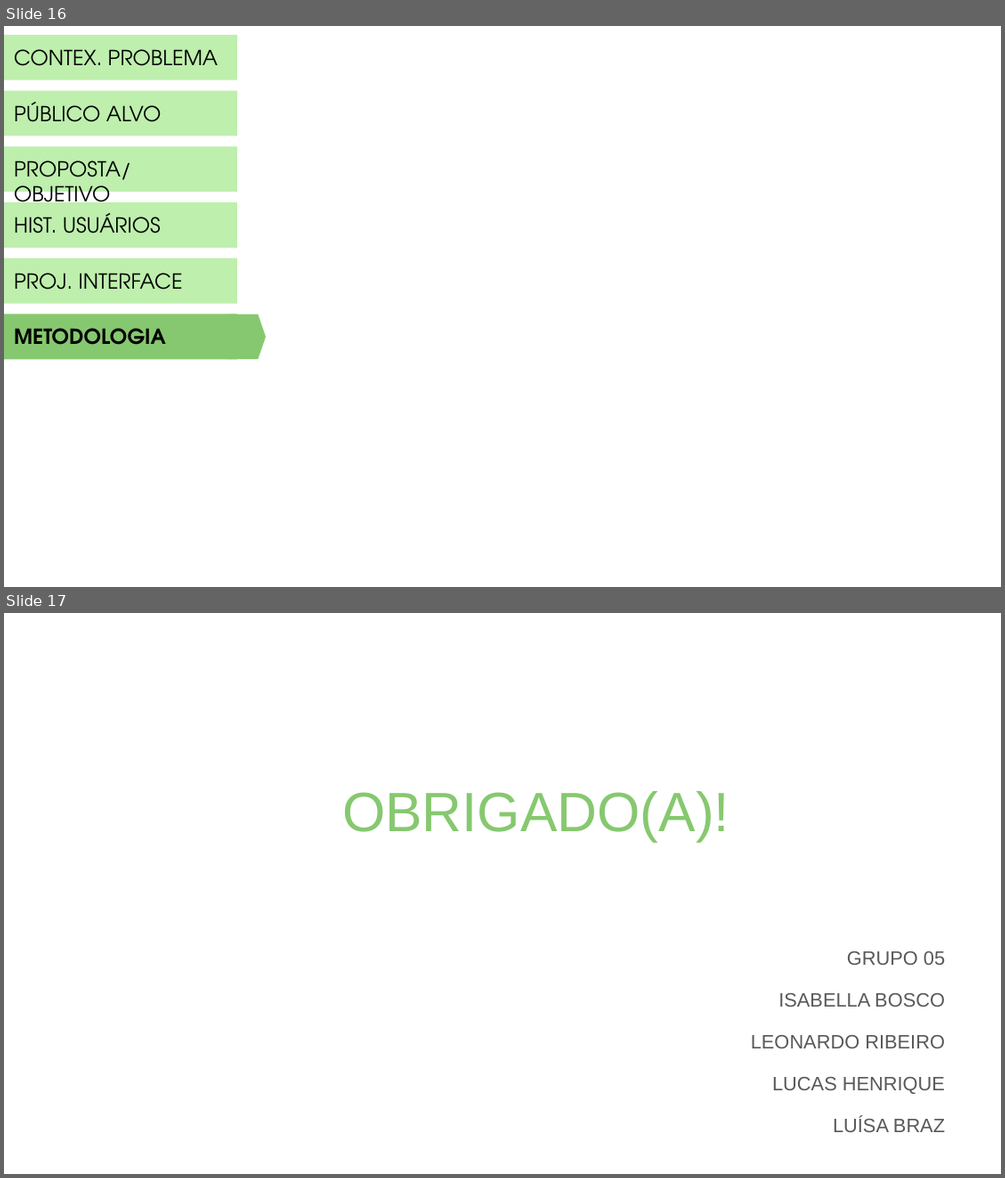
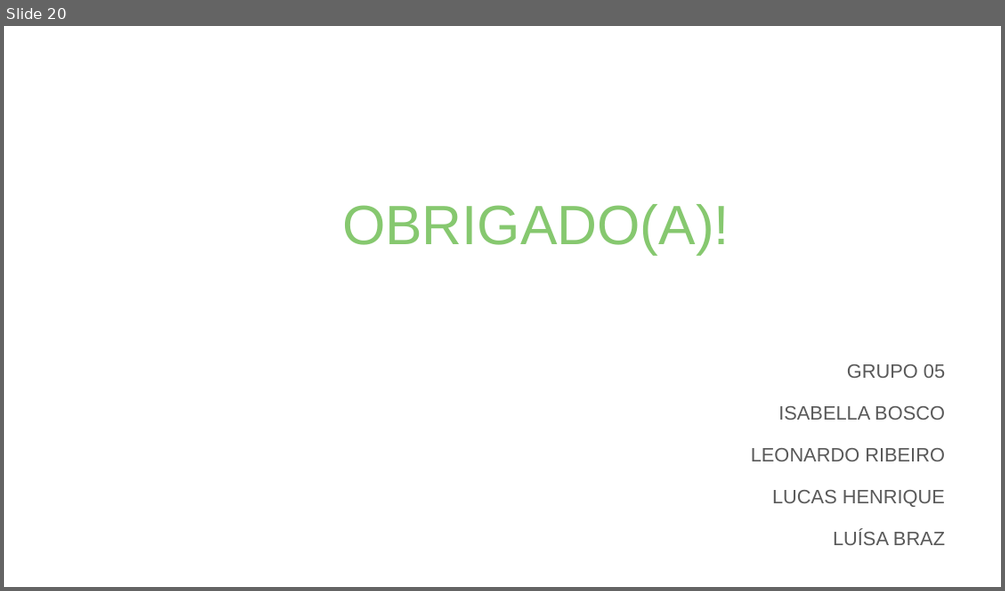
Before and after one commit to PSG-TIAPN-2022-1/psg-tiapn-2023-1-minha-avo-que-fez, a slide deck: docs/apresentacao/LANCHES DA VOVÓ.pptx. Shown one above the other, each under a label of ours: slides 16 and 17 before the commit, slide 20 after it. The pictures are 1005x1178 and 1005x591 pixels, drawn with LibreOffice and Linux fonts; fonts in the diff are those of the drawing. Boxes give left, top, right and bottom in pixels: in the first picture for what was removed or moved away, otherwise in the second. Text is boxed around its words. In the diff, an @@ line names an element or a change of style, - is before the commit and + after.

```diff
--- a/docs/apresentacao/LANCHES DA VOVÓ.pptx
+++ b/docs/apresentacao/LANCHES DA VOVÓ.pptx
@@ slide 16 removed at [4, 26, 1001, 587], background #FFFFFF @@
@@ rectangle removed at [4, 35, 237, 79] @@
-CONTEX. PROBLEMA
@@ rectangle removed at [4, 91, 237, 135] @@
-PÚBLICO ALVO
@@ rectangle removed at [4, 147, 237, 192] @@
-PROPOSTA/OBJETIVO
@@ rectangle removed at [4, 202, 237, 248] @@
-HIST. USUÁRIOS
@@ rectangle removed at [4, 258, 237, 303] @@
-PROJ. INTERFACE
@@ rectangle removed at [4, 314, 237, 359] @@
-METODOLOGIA
@@ flow chart offpage connector removed at [226, 314, 265, 359] @@
@@ what was slide 17 is now slide 20 @@
```
Also in this commit, not shown: 8 slides changed, 11 slides added, 7 other slides removed.
